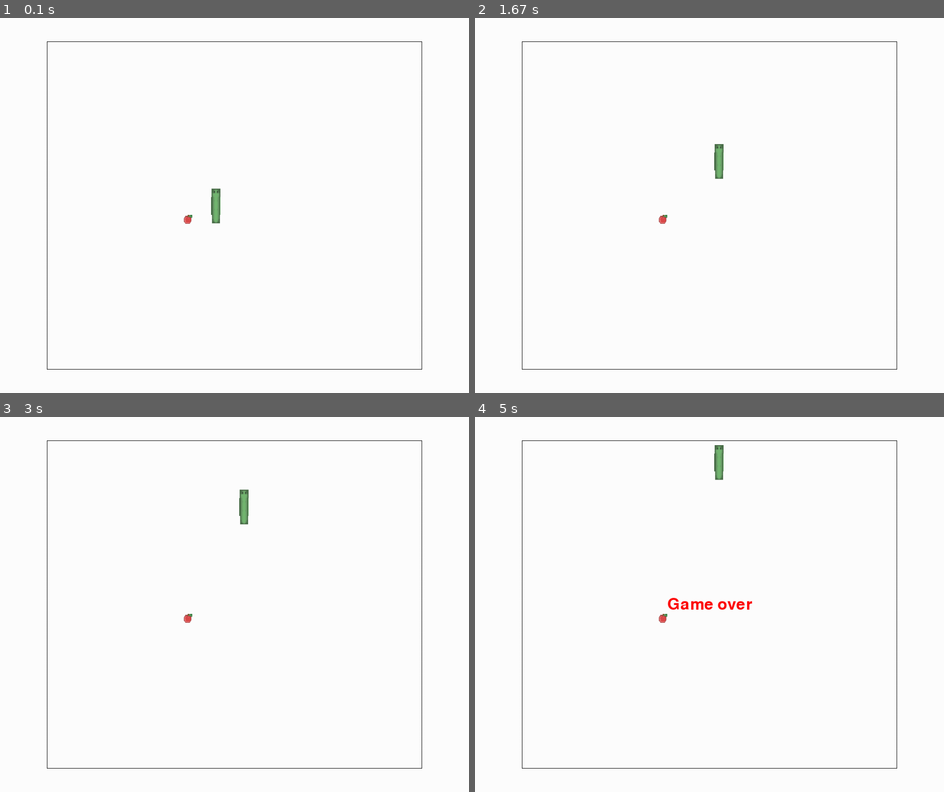
Above: before the commit, frames 1-4 (two rows, left to right).
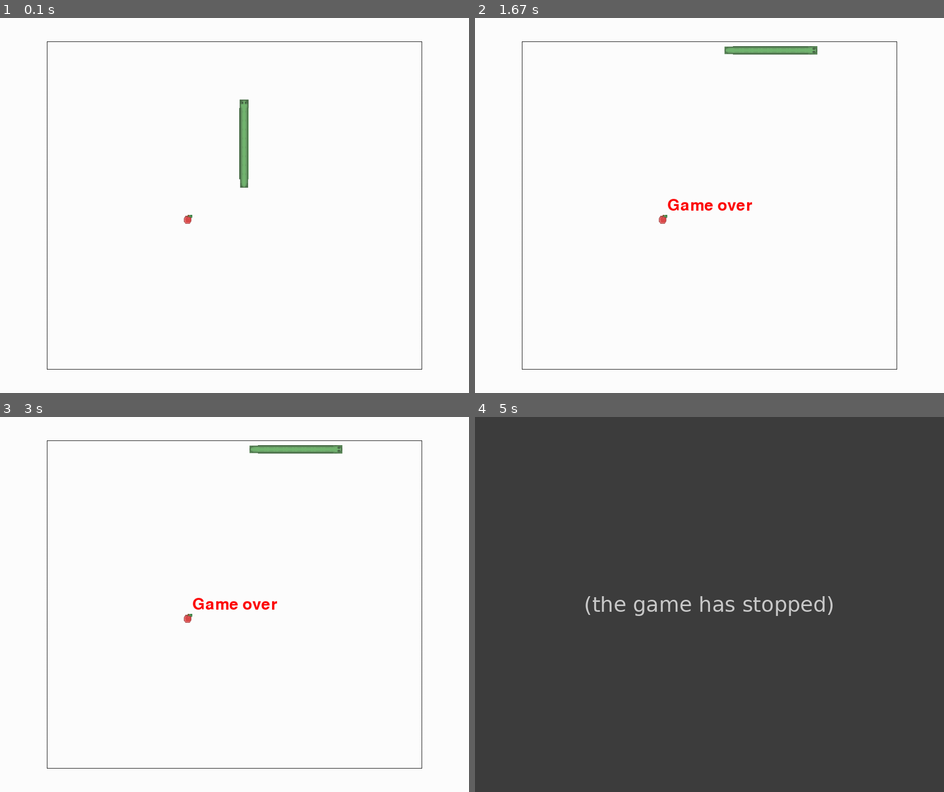
Above: after the commit, the same moments.

Repository: lewohart/snake-pygame
Game: pygame game, started from src/snake_pygame/snakepygame/main.py
Two runs of this game, one before a commit and one after it. Both use one fixed random seed, a clock stepped at 60 frames per second and the inputs below.
Inputs:
- Up to frame 1 (0.1 s): no input
- Up to frame 2 (1.67 s): hold Right 0.33-0.8 s; hold Up 0.83-1.13 s
- Up to frame 3 (3 s): no input
- Up to frame 4 (5 s): no input

The runs differ from the first frame. In frame 1, 0.6% of the frame differs, in the area x 45-53%, y 21-55%; in frame 2, 0.9%; in frame 3, 0.9%; in frame 4, 100%, in the area x 0-100%, y 0-100%.
After the commit the program exited at 4.9 s; later frames show no game.

Commit message:
Drawing snake correctly

Diff:
--- a/bootstrap.py
+++ b/bootstrap.py
@@ -27,7 +27,7 @@
 
 tmpeggs = tempfile.mkdtemp()
 
-usage = '''\
+usage = """\
 [DESIRED PYTHON FOR BUILDOUT] bootstrap.py [options]
 
 Bootstraps a buildout-based project.
@@ -37,25 +37,34 @@
 
 Note that by using --find-links to point to local resources, you can keep
 this script from going over the network.
-'''
+"""
 
 parser = OptionParser(usage=usage)
 parser.add_option("-v", "--version", help="use a specific zc.buildout version")
 
-parser.add_option("-t", "--accept-buildout-test-releases",
-                  dest='accept_buildout_test_releases',
-                  action="store_true", default=False,
-                  help=("Normally, if you do not specify a --version, the "
-                        "bootstrap script and buildout gets the newest "
-                        "*final* versions of zc.buildout and its recipes and "
-                        "extensions for you.  If you use this flag, "
-                        "bootstrap and buildout will get the newest releases "
-                        "even if they are alphas or betas."))
-parser.add_option("-c", "--config-file",
-                  help=("Specify the path to the buildout configuration "
-                        "file to be used."))
-parser.add_option("-f", "--find-links",
-                  help=("Specify a URL to search for buildout releases"))
+parser.add_option(
+    "-t",
+    "--accept-buildout-test-releases",
+    dest="accept_buildout_test_releases",
+    action="store_true",
+    default=False,
+    help=(
+        "Normally, if you do not specify a --version, the "
+        "bootstrap script and buildout gets the newest "
+        "*final* versions of zc.buildout and its recipes and "
+        "extensions for you.  If you use this flag, "
+        "bootstrap and buildout will get the newest releases "
+        "even if they are alphas or betas."
+    ),
+)
+parser.add_option(
+    "-c",
+    "--config-file",
+    help=("Specify the path to the buildout configuration " "file to be used."),
+)
+parser.add_option(
+    "-f", "--find-links", help=("Specify a URL to search for buildout releases")
+)
 
 
 options, args = parser.parse_args()
@@ -76,14 +85,17 @@
         from urllib2 import urlopen
 
     # XXX use a more permanent ez_setup.py URL when available.
-    exec(urlopen('https://bitbucket.org/pypa/setuptools/raw/0.7.2/ez_setup.py'
-                ).read(), ez)
+    exec(
+        urlopen("https://bitbucket.org/pypa/setuptools/raw/0.7.2/ez_setup.py").read(),
+        ez,
+    )
     setup_args = dict(to_dir=tmpeggs, download_delay=0)
-    ez['use_setuptools'](**setup_args)
+    ez["use_setuptools"](**setup_args)
 
     if to_reload:
         reload(pkg_resources)
     import pkg_resources
+
     # This does not (always?) update the default working set.  We will
     # do it.
     for path in sys.path:
@@ -95,36 +107,43 @@
 
 ws = pkg_resources.working_set
 
-cmd = [sys.executable, '-c',
-       'from setuptools.command.easy_install import main; main()',
-       '-mZqNxd', tmpeggs]
+cmd = [
+    sys.executable,
+    "-c",
+    "from setuptools.command.easy_install import main; main()",
+    "-mZqNxd",
+    tmpeggs,
+]
 
 find_links = os.environ.get(
-    'bootstrap-testing-find-links',
-    options.find_links or
-    ('http://downloads.buildout.org/'
-     if options.accept_buildout_test_releases else None)
-    )
+    "bootstrap-testing-find-links",
+    options.find_links
+    or (
+        "http://downloads.buildout.org/"
+        if options.accept_buildout_test_releases
+        else None
+    ),
+)
 if find_links:
-    cmd.extend(['-f', find_links])
+    cmd.extend(["-f", find_links])
 
-setuptools_path = ws.find(
-    pkg_resources.Requirement.parse('setuptools')).location
+setuptools_path = ws.find(pkg_resources.Requirement.parse("setuptools")).location
 
-requirement = 'zc.buildout'
+requirement = "zc.buildout"
 version = options.version
 if version is None and not options.accept_buildout_test_releases:
     # Figure out the most recent final version of zc.buildout.
     import setuptools.package_index
-    _final_parts = '*final-', '*final'
+
+    _final_parts = "*final-", "*final"
 
     def _final_version(parsed_version):
         for part in parsed_version:
-            if (part[:1] == '*') and (part not in _final_parts):
+            if (part[:1] == "*") and (part not in _final_parts):
                 return False
         return True
-    index = setuptools.package_index.PackageIndex(
-        search_path=[setuptools_path])
+
+    index = setuptools.package_index.PackageIndex(search_path=[setuptools_path])
     if find_links:
         index.add_find_links((find_links,))
     req = pkg_resources.Requirement.parse(requirement)
@@ -143,14 +162,13 @@
             best.sort()
             version = best[-1].version
 if version:
-    requirement = '=='.join((requirement, version))
+    requirement = "==".join((requirement, version))
 cmd.append(requirement)
 
 import subprocess
+
 if subprocess.call(cmd, env=dict(os.environ, PYTHONPATH=setuptools_path)) != 0:
-    raise Exception(
-        "Failed to execute command:\n%s",
-        repr(cmd)[1:-1])
+    raise Exception("Failed to execute command:\n%s", repr(cmd)[1:-1])
 
 ######################################################################
 # Import and run buildout
@@ -159,12 +177,12 @@
 ws.require(requirement)
 import zc.buildout.buildout
 
-if not [a for a in args if '=' not in a]:
-    args.append('bootstrap')
+if not [a for a in args if "=" not in a]:
+    args.append("bootstrap")
 
 # if -c was provided, we push it back into args for buildout' main function
 if options.config_file is not None:
-    args[0:0] = ['-c', options.config_file]
+    args[0:0] = ["-c", options.config_file]
 
 zc.buildout.buildout.main(args)
 shutil.rmtree(tmpeggs)
--- a/src/snake_pygame/setup.py
+++ b/src/snake_pygame/setup.py
@@ -1,4 +1,4 @@
-'''
+"""
 snake-pygame: Snake game for Python study
 
 Note that "python setup.py test" invokes pytest on the package. With appropriately
@@ -6,7 +6,7 @@
 
 Copyright 2020, Leonardo Gomes-Francisco.
 Licensed under MIT.
-'''
+"""
 import sys
 from setuptools import setup, find_packages
 from setuptools.command.test import test as TestCommand
@@ -21,35 +21,33 @@
 
     def run_tests(self):
         import pytest  # import here, because outside the required eggs aren't loaded yet
+
         sys.exit(pytest.main(self.test_args))
 
 
 version = "0.1"
 
-setup(name="snake-pygame",
-      version=version,
-      description="Snake game for Python study",
-      long_description=open("README.rst").read(),
-      classifiers=[ # Get strings from http://pypi.python.org/pypi?%3Aaction=list_classifiers
-        'Development Status :: 1 - Planning',
-        'Programming Language :: Python'
-      ],
-      keywords="python pygame", # Separate with spaces
-      author="Leonardo Gomes-Francisco",
-      author_email="leonardo.francisco@gmail.com",
-      url="https://github.com/lewohart/snake-pygame",
-      license="MIT",
-      packages=find_packages(exclude=['examples', 'tests']),
-      include_package_data=True,
-      zip_safe=True,
-      tests_require=['pytest'],
-      cmdclass={'test': PyTest},
-
-      # TODO: List of packages that this one depends upon:
-      install_requires=['pygame==2.0.0.dev10'],
-      # TODO: List executable scripts, provided by the package (this is just an example)
-      entry_points={
-        'console_scripts':
-            ['snake_pygame=snakepygame:main']
-      }
+setup(
+    name="snake-pygame",
+    version=version,
+    description="Snake game for Python study",
+    long_description=open("README.rst").read(),
+    classifiers=[  # Get strings from http://pypi.python.org/pypi?%3Aaction=list_classifiers
+        "Development Status :: 1 - Planning",
+        "Programming Language :: Python",
+    ],
+    keywords="python pygame",  # Separate with spaces
+    author="Leonardo Gomes-Francisco",
+    author_email="leonardo.francisco@gmail.com",
+    url="https://github.com/lewohart/snake-pygame",
+    license="MIT",
+    packages=find_packages(exclude=["examples", "tests"]),
+    include_package_data=True,
+    zip_safe=True,
+    tests_require=["pytest"],
+    cmdclass={"test": PyTest},
+    # TODO: List of packages that this one depends upon:
+    install_requires=["pygame==2.0.0.dev10"],
+    # TODO: List executable scripts, provided by the package (this is just an example)
+    entry_points={"console_scripts": ["snake_pygame=snakepygame:main"]},
 )
--- a/src/snake_pygame/snakepygame/apple.py
+++ b/src/snake_pygame/snakepygame/apple.py
@@ -29,4 +29,6 @@
         )
 
     def draw_sprite(self):
-        self.board.screen.blit(self.board.tile.get_apple(), self.board.get_rect_at(self.x, self.y))
+        self.board.screen.blit(
+            self.board.tile.get_apple(), self.board.get_rect_at(self.x, self.y)
+        )
--- a/src/snake_pygame/snakepygame/board.py
+++ b/src/snake_pygame/snakepygame/board.py
@@ -28,7 +28,9 @@
         self.cell_width = round(box.width / (columns + 1))
         self.cell_height = round(box.height / (rows + 1))
 
-        self.tile = Tile(self.cell_width, self.cell_height) if not cfg.core_mode else None
+        self.tile = (
+            Tile(self.cell_width, self.cell_height) if not cfg.core_mode else None
+        )
         self.on_draw_grid = self.on_draw_grid_active if cfg.draw_grid else lambda: None
 
     def get_rect_at(self, x: int, y: int) -> pygame.Rect:
--- a/src/snake_pygame/snakepygame/color.py
+++ b/src/snake_pygame/snakepygame/color.py
@@ -1,7 +1,7 @@
 from enum import Enum
 
 
-class Color():
+class Color:
     BLACK = (0, 0, 0)
     BLUE = (0, 0, 255)
     GREEN = (0, 255, 0)
--- a/src/snake_pygame/snakepygame/main.py
+++ b/src/snake_pygame/snakepygame/main.py
@@ -78,7 +78,7 @@
 
         pygame.display.flip()
 
-        clock.tick(5)
+        clock.tick(20)
 
     font_style = pygame.font.SysFont(pygame.font.get_default_font(), 50)
     text = font_style.render("Game over", True, Color.RED)
@@ -97,15 +97,14 @@
     screen = pygame.display.set_mode((320, 256))
     screen.fill((255, 255, 255))
     tile = Tile(32, 32)
-    tile.set_direction(pygame.K_DOWN)
+    direction = pygame.K_DOWN
 
-    screen.blit(tile.get_tail(), (0, 0))
-    screen.blit(tile.get_body(), (0, 32))
-    screen.blit(tile.get_head(), (0, 64))
+    screen.blit(tile.get_tail(direction), (0, 0))
+    screen.blit(tile.get_body(direction), (0, 32))
+    screen.blit(tile.get_head(direction), (0, 64))
 
-    screen.blit(tile.get_bend_left(), (32, 0))
-    screen.blit(tile.get_bend_right(), (64, 0))
-
+    screen.blit(tile.get_bend_left(direction), (32, 0))
+    screen.blit(tile.get_bend_right(direction), (64, 0))
 
     pygame.display.flip()
     while pygame.event.wait().type != pygame.QUIT:
--- a/src/snake_pygame/snakepygame/snake.py
+++ b/src/snake_pygame/snakepygame/snake.py
@@ -17,21 +17,19 @@
         self.grow = False
         self.reachs_the_border = False
         self.bit_herself = False
-        self.looking_to = pygame.K_UP
+        self.looking_direction = pygame.K_UP
+        self.new_direction = None
+        self.bend_direction = None
         self.board = board
 
-        center = (board.rows // 2, board.columns // 2)
+        center = (board.columns // 2, board.rows // 2)
 
-        self.board.tile.set_direction(self.looking_to)
-        self.body = [(center[0], center[1] - i, self.board.tile.get_body()) for i in range(4)]
+        self.body = [
+            (center[0], center[1] - i, self.looking_direction, None) for i in range(10)
+        ]
         self.draw = self.draw_core if board.cfg.core_mode else self.draw_sprite
 
-        self.bend_to = None
-        self.bend_right = board.tile.snake_bend_right
-        self.bend_left = board.tile.snake_bend_left
-
         logger.debug(f"Initial snake {self.body}")
-
 
     def head_x(self) -> (int, int):
         return self.body[-1][0]
@@ -39,28 +37,20 @@
     def head_y(self) -> (int, int):
         return self.body[-1][1]
 
-    def move(self,pos: (int, int)):
-        x, y = self.body[-1][0], self.body[-1][1]
-
-        if self.bend_to == self.bend_right:
-            neck = (x, y, self.board.tile.get_bend_right())
-        elif self.bend_to == self.bend_left:
-            neck = (x, y, self.board.tile.get_bend_left())
-        else:
-            neck = (x, y, self.board.tile.get_body())
-
-        self.body[-1] = neck
-        self.bend_to = None
-
+    def move(self, pos: (int, int)):
         if not self.grow:
             del self.body[0]
-            x, y = self.body[0][0], self.body[0][1]
-            self.body[0] = (x, y, self.board.tile.get_tail())
         else:
             self.grow = False
 
-        self.board.tile.set_direction(self.looking_to)
-        self.body.append((pos[0], pos[1], self.board.tile.get_head()))
+        self.body.append((pos[0], pos[1], self.looking_direction, None))
+
+        if self.bend_direction is not None:
+            neck = self.body[-1]
+            self.body[-1] = (neck[0], neck[1], neck[2], self.bend_direction)
+
+            self.looking_direction = self.new_direction
+            self.bend_direction = None
 
     def move_pos(self, pos: (int, int)):
         if self.reachs_the_border:
@@ -99,56 +89,46 @@
         logger.critical("Invalid direction")
         return "Unknown"
 
+    def handle_direction(self, direction, forbidden, right):
+        if direction != forbidden:
+            if direction == right:
+                self.bend_direction = self.board.tile.snake_bend_right
+            else:
+                self.bend_direction = self.board.tile.snake_bend_left
+
+            self.new_direction = direction
+
+            logger.debug(
+                f"The snake turns at ({self.head_x()}, {self.head_y()}) to the %s",
+                Snake._direction_name(direction),
+            )
+
     def turn(self, direction):
-        if direction not in [pygame.K_LEFT, pygame.K_RIGHT, pygame.K_UP, pygame.K_DOWN]:
+        if self.looking_direction == direction or direction not in [
+            pygame.K_LEFT,
+            pygame.K_RIGHT,
+            pygame.K_UP,
+            pygame.K_DOWN,
+        ]:
             return
 
-        if self.looking_to == direction:
-            return
-
-        if self.looking_to == pygame.K_LEFT:
-            if direction == pygame.K_RIGHT:
-                return
-
-            self.bend_to = self.bend_right if direction == pygame.K_UP else self.bend_left
-
-        elif self.looking_to == pygame.K_RIGHT:
-            if direction == pygame.K_LEFT:
-                return
-
-            self.bend_to = self.bend_right if direction == pygame.K_DOWN else self.bend_left
-
-        elif self.looking_to == pygame.K_UP:
-            if direction == pygame.K_DOWN:
-                return
-
-            self.bend_to = self.bend_right if direction == pygame.K_RIGHT else self.bend_left
-
-        elif self.looking_to == pygame.K_DOWN:
-            if direction == pygame.K_UP:
-                return
-
-            self.bend_to = self.bend_right if direction == pygame.K_LEFT else self.bend_left
-
-        else:
-            logger.warning(f"The snake tried to turn to an invalid directions ({direction})")
-            return
-
-        logger.debug(
-            f"The snake turns at ({self.head_x()}, {self.head_y()}) to the %s",
-            Snake._direction_name(direction),
-        )
-
-        self.looking_to = direction
+        if self.looking_direction == pygame.K_LEFT:
+            self.handle_direction(direction, pygame.K_RIGHT, pygame.K_UP)
+        elif self.looking_direction == pygame.K_RIGHT:
+            self.handle_direction(direction, pygame.K_LEFT, pygame.K_DOWN)
+        elif self.looking_direction == pygame.K_UP:
+            self.handle_direction(direction, pygame.K_DOWN, pygame.K_RIGHT)
+        elif self.looking_direction == pygame.K_DOWN:
+            self.handle_direction(direction, pygame.K_UP, pygame.K_LEFT)
 
     def step(self):
-        if self.looking_to == pygame.K_LEFT:
+        if self.looking_direction == pygame.K_LEFT:
             self.move_x(-1)
-        elif self.looking_to == pygame.K_RIGHT:
+        elif self.looking_direction == pygame.K_RIGHT:
             self.move_x(1)
-        elif self.looking_to == pygame.K_UP:
+        elif self.looking_direction == pygame.K_UP:
             self.move_y(-1)
-        elif self.looking_to == pygame.K_DOWN:
+        elif self.looking_direction == pygame.K_DOWN:
             self.move_y(1)
         else:
             logger.critical("Invalid direction")
@@ -164,7 +144,19 @@
         return self.head_x() == apple.x and self.head_y() == apple.y
 
     def collides(self, pos: (int, int)):
-        return pos in self.body
+        for b in self.body:
+            if b[0] == pos[0] and b[1] == pos[1]:
+                return True
+
+        return False
+
+    def get_body_tile(self, direction, bend_direction):
+        if bend_direction == self.board.tile.snake_bend_right:
+            return self.board.tile.get_bend_right(direction)
+        elif bend_direction == self.board.tile.snake_bend_left:
+            return self.board.tile.get_bend_left(direction)
+        else:
+            return self.board.tile.get_body(direction)
 
     def draw_core(self):
         for b in self.body:
@@ -173,6 +165,15 @@
             )
 
     def draw_sprite(self):
-        for b in self.body:
-            x, y, tile = b[0], b[1], b[2]
+        x, y, direction, bend = self.body[-1]
+        head = self.board.tile.get_head(direction)
+        self.board.screen.blit(head, self.board.get_rect_at(x, y))
+
+        for x, y, direction, bend in self.body[1:-1]:
+            tile = self.get_body_tile(direction, bend)
             self.board.screen.blit(tile, self.board.get_rect_at(x, y))
+
+        x, y, _, _ = self.body[0]
+        direction = self.body[1][2]
+        tile = self.board.tile.get_tail(direction)
+        self.board.screen.blit(tile, self.board.get_rect_at(x, y))
--- a/src/snake_pygame/snakepygame/tile.py
+++ b/src/snake_pygame/snakepygame/tile.py
@@ -20,14 +20,13 @@
 
         self.tile_table = self.__build_index()
 
-        '''                  Head    Body    Left    Right   Tail'''
-        self.snake_left =  ((3, 1), (1, 0), (0, 0), (0, 1), (3, 3))
+        """                 Head    Body    Left    Right   Tail   """
+        self.snake_left = ((3, 1), (1, 0), (0, 0), (0, 1), (3, 3))
         self.snake_right = ((4, 0), (1, 0), (2, 2), (2, 0), (4, 2))
-        self.snake_up =    ((3, 0), (2, 1), (2, 0), (0, 0), (3, 2))
-        self.snake_down =  ((4, 1), (2, 1), (0, 1), (2, 2), (4, 3))
+        self.snake_up = ((3, 0), (2, 1), (2, 0), (0, 0), (3, 2))
+        self.snake_down = ((4, 1), (2, 1), (0, 1), (2, 2), (4, 3))
 
         self.apple_pos = (0, 3)
-        self.snake_parts = self.snake_up
 
     def __build_index(self):
         image_width, image_height = self.image.get_size()
@@ -53,37 +52,38 @@
 
         return tile_table
 
-    def set_direction(self, direction):
+    def get_direction(self, direction):
         if direction == pygame.K_LEFT:
-            self.snake_parts = self.snake_left
+            return self.snake_left
         elif direction == pygame.K_RIGHT:
-            self.snake_parts = self.snake_right
+            return self.snake_right
         elif direction == pygame.K_UP:
-            self.snake_parts = self.snake_up
+            return self.snake_up
         elif direction == pygame.K_DOWN:
-            self.snake_parts = self.snake_down
+            return self.snake_down
         else:
             raise RuntimeError("Invalid direction")
 
-    def get_tile_for(self, part):
-        body_part = self.snake_parts[part]
+    def get_tile_for(self, part, direction):
+        snake_parts = self.get_direction(direction)
+        body_part = snake_parts[part]
         col, row = body_part[0], body_part[1]
         return self.tile_table[col][row]
 
-    def get_head(self) -> pygame.Surface:
-        return self.get_tile_for(Tile.snake_head)
+    def get_head(self, direction) -> pygame.Surface:
+        return self.get_tile_for(Tile.snake_head, direction)
 
-    def get_body(self) -> pygame.Surface:
-        return self.get_tile_for(Tile.snake_body)
+    def get_body(self, direction) -> pygame.Surface:
+        return self.get_tile_for(Tile.snake_body, direction)
 
-    def get_bend_left(self) -> pygame.Surface:
-        return self.get_tile_for(Tile.snake_bend_left)
+    def get_bend_left(self, direction) -> pygame.Surface:
+        return self.get_tile_for(Tile.snake_bend_left, direction)
 
-    def get_bend_right(self) -> pygame.Surface:
-        return self.get_tile_for(Tile.snake_bend_right)
+    def get_bend_right(self, direction) -> pygame.Surface:
+        return self.get_tile_for(Tile.snake_bend_right, direction)
 
-    def get_tail(self) -> pygame.Surface:
-        return self.get_tile_for(Tile.snake_tail)
+    def get_tail(self, direction) -> pygame.Surface:
+        return self.get_tile_for(Tile.snake_tail, direction)
 
     def get_apple(self) -> pygame.Surface:
         col = self.apple_pos[0]
--- a/src/snake_pygame/tests/__init__.py
+++ b/src/snake_pygame/tests/__init__.py
@@ -1,4 +1,4 @@
-'''
+"""
 snake-pygame: tests module.
 
 Meant for use with py.test.
@@ -7,4 +7,4 @@
 
 Copyright 2020, Leonardo Gomes-Francisco
 Licensed under MIT
-'''
+"""
--- a/src/snake_pygame/tests/basic_test.py
+++ b/src/snake_pygame/tests/basic_test.py
@@ -1,4 +1,4 @@
-'''
+"""
 snake-pygame: Test module.
 
 Meant for use with py.test.
@@ -7,7 +7,8 @@
 
 Copyright 2020, Leonardo Gomes-Francisco
 Licensed under MIT
-'''
+"""
+
 
 def test_example():
     assert True
